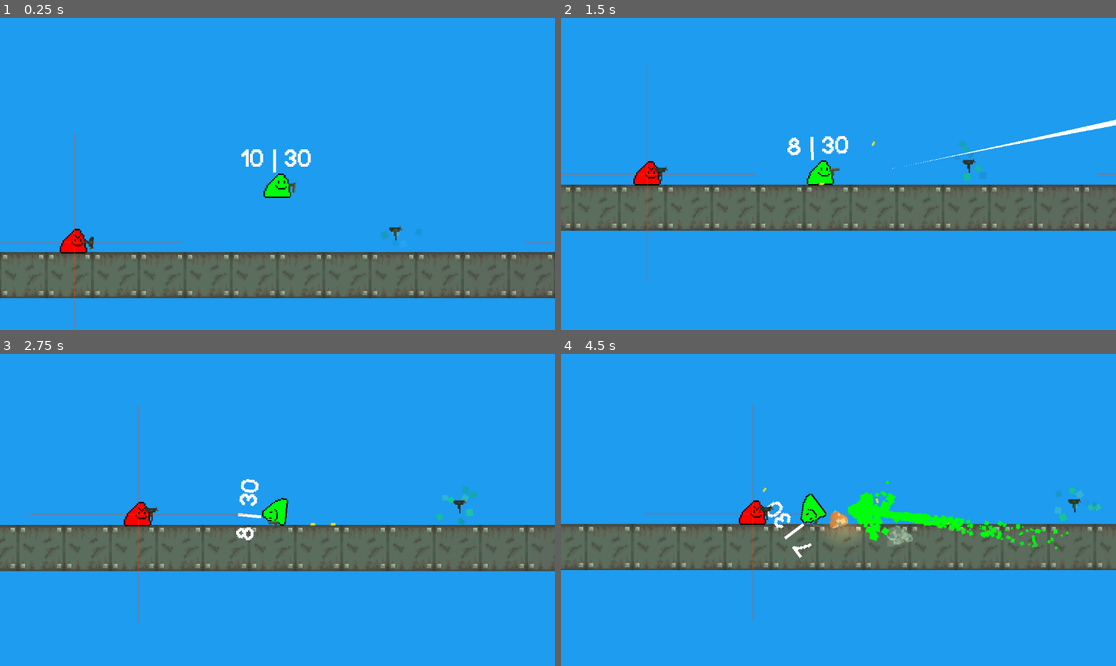
Above: before the commit, frames 1-4 (two rows, left to right).
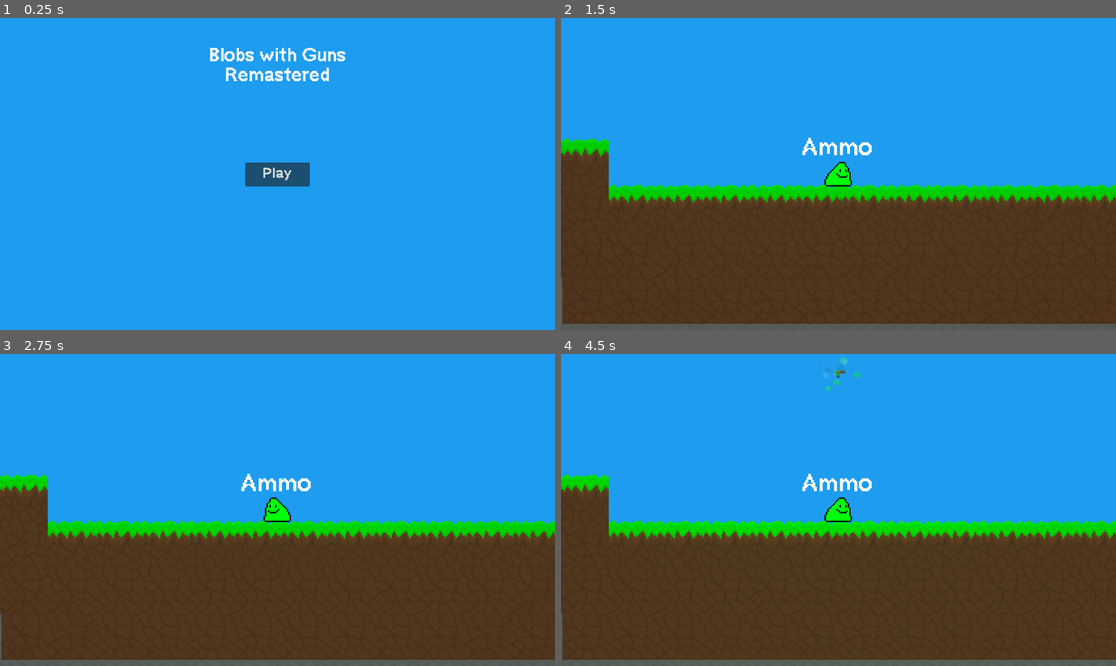
Above: after the commit, the same moments.

Repository: a0fefd/blobs-with-guns-remastered
Game: Godot game, scene res://scenes/levels/start_menu.tscn
Same seed, same stepped clock (60 frames per second), same inputs: the game is played once before the commit and once after it. Before the commit the project starts from res://scenes/levels/world.tscn.
Inputs (mouse positions are in pixels of both pictures, inside the frame that each line leads up to):
- Up to frame 1 (0.25 s): no input
- Up to frame 2 (1.5 s): click (838, 174) at 0.5 s, where only the run after the commit has a clickable "Play"; move the mouse to (960, 158) at 1.27 s; press the mouse at (960, 158) at 1.28 s
- Up to frame 3 (2.75 s): move the mouse to (166, 525) at 2.02 s; release the mouse at (166, 525) at 2.03 s; tap F (focus) at 2.1 s
- Up to frame 4 (4.5 s): move the mouse to (894, 441) at 2.77 s; tap Mouse wheel up (next_gun) at 2.85 s; move the mouse to (810, 572) at 3.52 s; tap Mouse wheel down (prev_gun) at 3.6 s; move the mouse to (1005, 556) at 4.27 s; press the mouse at (1005, 556) at 4.28 s

The runs differ from the first frame. In frame 1, 18% of the frame differs, in the area x 0-100%, y 9-100%; in frame 2, 50%; in frame 3, 49%; in frame 4, 50%, in the area x 0-100%, y 0-100%.
Error after the commit: Out of bounds get index '-1' (on base: 'Array') (res://scripts/blob/player.gd:41)

Commit message:
added new level for testing as well as start menu

Diff:
--- a/project.godot
+++ b/project.godot
@@ -11,7 +11,7 @@
 [application]
 
 config/name="Blobs With Guns: Remastered"
-run/main_scene="res://scenes/levels/world.tscn"
+run/main_scene="res://scenes/levels/start_menu.tscn"
 config/features=PackedStringArray("4.2", "Mobile")
 boot_splash/bg_color=Color(0.113725, 0.611765, 0.941176, 1)
 boot_splash/image="res://sprites/logos/gutter_cat_splash.png"
--- a/scenes/blobs/player.tscn
+++ b/scenes/blobs/player.tscn
@@ -1,18 +1,32 @@
-[gd_scene load_steps=8 format=3 uid="uid://n5o0ehci0ads"]
+[gd_scene load_steps=9 format=3 uid="uid://n5o0ehci0ads"]
 
 [ext_resource type="PackedScene" uid="uid://dhp7pmx1h136u" path="res://scenes/blobs/blob.tscn" id="1_n7rfh"]
 [ext_resource type="Script" path="res://scripts/blob/player.gd" id="2_pixgc"]
-[ext_resource type="PackedScene" uid="uid://mw5josbbakqx" path="res://scenes/guns/variants/pistol.tscn" id="3_cwe7h"]
+[ext_resource type="PackedScene" uid="uid://n1eghj4te88a" path="res://scenes/guns/gun.tscn" id="3_84hdo"]
 [ext_resource type="Script" path="res://scripts/camera.gd" id="4_054yx"]
 [ext_resource type="Theme" uid="uid://islpgen2qypr" path="res://theme/bwg_theme.tres" id="4_aon52"]
 [ext_resource type="PackedScene" uid="uid://ci26rtl8b8bhn" path="res://scenes/blobs/radial_menu_item.tscn" id="6_7sb1y"]
 [ext_resource type="Texture2D" uid="uid://cjjbpyvv6r4vv" path="res://sprites/ui/radial_menu_wedge_outline.png" id="7_q2y01"]
 
+[sub_resource type="PackedScene" id="PackedScene_npdh7"]
+_bundled = {
+"base_scene": 0,
+"conn_count": 0,
+"conns": PackedInt32Array(),
+"editable_instances": [],
+"names": PackedStringArray("Pistol"),
+"node_count": 1,
+"node_paths": [],
+"nodes": PackedInt32Array(-1, -1, 2147483647, 0, -1, 0, 0),
+"variants": [ExtResource("3_84hdo")],
+"version": 3
+}
+
 [node name="Player" groups=["Players"] instance=ExtResource("1_n7rfh")]
 collision_layer = 5
 collision_mask = 1
 script = ExtResource("2_pixgc")
-gun = ExtResource("3_cwe7h")
+gun = SubResource("PackedScene_npdh7")
 focus_time_scale = 0.2
 screen_shake_ratio = 0.02
 inventory_scale_lerp = 0.5
--- a/scenes/guns/gun.tscn
+++ b/scenes/guns/gun.tscn
@@ -178,6 +178,7 @@
 
 [node name="ShootSound" type="AudioStreamPlayer2D" parent="."]
 stream = ExtResource("3_ilwih")
+volume_db = -25.0
 
 [node name="AnimationPlayer" type="AnimationPlayer" parent="."]
 root_node = NodePath("../Sprite2D")
--- /dev/null
+++ b/scenes/levels/start_menu.tscn
@@ -0,0 +1,42 @@
+[gd_scene load_steps=3 format=3 uid="uid://cn2eyb0bih0mn"]
+
+[ext_resource type="Script" path="res://scripts/levels/start_menu.gd" id="1_vh4e2"]
+[ext_resource type="Theme" uid="uid://islpgen2qypr" path="res://theme/bwg_theme.tres" id="1_xd81h"]
+
+[node name="StartMenu" type="Node2D"]
+script = ExtResource("1_vh4e2")
+
+[node name="Control" type="Control" parent="."]
+layout_mode = 3
+anchors_preset = 0
+offset_left = -1.0
+offset_right = -1.0
+
+[node name="Game Title" type="Label" parent="Control"]
+layout_mode = 0
+offset_left = -142.0
+offset_top = -268.0
+offset_right = 144.0
+offset_bottom = -177.0
+theme = ExtResource("1_xd81h")
+theme_override_font_sizes/font_size = 37
+text = "Blobs with Guns
+Remastered"
+horizontal_alignment = 1
+vertical_alignment = 1
+
+[node name="Start Button" type="Button" parent="Control"]
+layout_mode = 0
+offset_left = -66.0
+offset_top = -24.0
+offset_right = 68.0
+offset_bottom = 26.0
+theme = ExtResource("1_xd81h")
+theme_override_font_sizes/font_size = 29
+text = "Play"
+text_overrun_behavior = 1
+clip_text = true
+
+[node name="Camera2D" type="Camera2D" parent="."]
+
+[connection signal="pressed" from="Control/Start Button" to="." method="_on_start_button_pressed"]
--- /dev/null
+++ b/scripts/levels/start_menu.gd
@@ -0,0 +1,15 @@
+extends Node2D
+
+
+# Called when the node enters the scene tree for the first time.
+func _ready():
+	pass # Replace with function body.
+
+
+# Called every frame. 'delta' is the elapsed time since the previous frame.
+func _process(delta):
+	pass
+
+
+func _on_start_button_pressed():
+	get_tree().change_scene_to_packed(load("res://scenes/levels/test1.tscn"))
Not shown, added: export_presets.cfg
Not shown, changed: .gitignore
